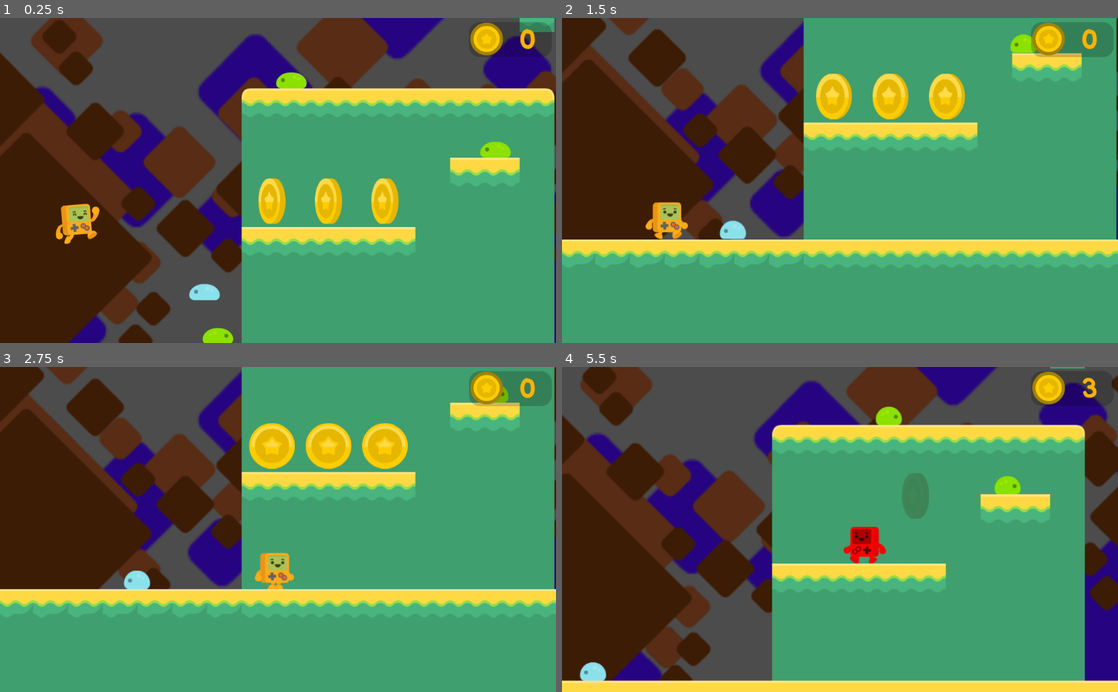
Above: before the commit, frames 1-4 (two rows, left to right).
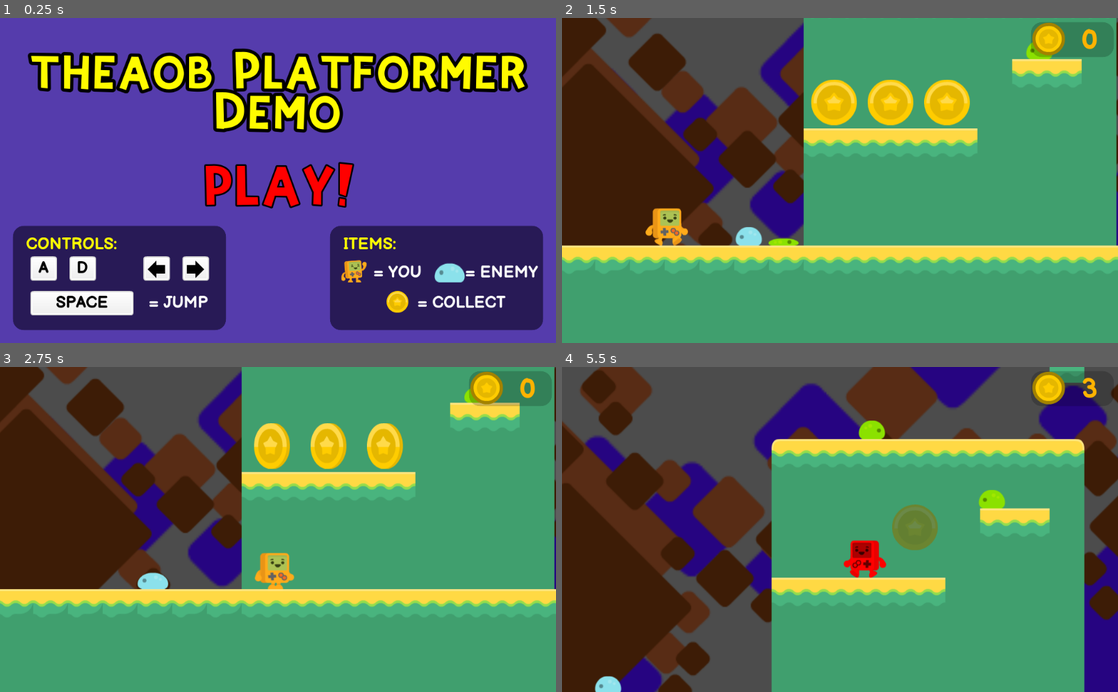
Above: after the commit, the same moments.

Repository: theaob/platformergodot
Game: Godot game, scene res://Scenes/Menus/MainMenu.tscn
Same seed, same stepped clock (60 frames per second), same inputs: the game is played once before the commit and once after it. Before the commit the project starts from res://Scenes/Level1.tscn.
Inputs (mouse positions are in pixels of both pictures, inside the frame that each line leads up to):
- Up to frame 1 (0.25 s): no input
- Up to frame 2 (1.5 s): click (840, 190) at 0.5 s, where only the run after the commit has a clickable "PLAY!"; hold Right (right) from 1.28 s (still down)
- Up to frame 3 (2.75 s): keep holding Right (right); tap Space (jump) at 1.52, 2.27 s
- Up to frame 4 (5.5 s): release Right (right) at 2.78 s; hold Left (left) 2.78-3.53 s; hold Right (right) 3.53-5.03 s; tap Space (jump) at 3.77, 4.52, 5.27 s; hold Left (left) from 5.03 s (still down)

The runs differ from the first frame. In frame 1, 100% of the frame differs, in the area x 0-100%, y 0-100%; in frame 2, 13%; in frame 3, 1.8%; in frame 4, 24%.

Commit message:
added main menu

Diff:
--- /dev/null
+++ b/Scenes/Menus/MainMenu.tscn
@@ -0,0 +1,287 @@
+[gd_scene load_steps=16 format=2]
+
+[ext_resource path="res://Assets/Fonts/KiriFont.ttf" type="DynamicFontData" id=1]
+[ext_resource path="res://Assets/Fonts/BalsamiqSans-Bold.ttf" type="DynamicFontData" id=2]
+[ext_resource path="res://Assets/UI/grey_button04.png" type="Texture" id=3]
+[ext_resource path="res://Assets/UI/grey_button13.png" type="Texture" id=4]
+[ext_resource path="res://Assets/UI/arrow-UP.png" type="Texture" id=5]
+[ext_resource path="res://Scripts/PlayButton.gd" type="Script" id=6]
+[ext_resource path="res://Assets/Player/platformChar_happy.png" type="Texture" id=7]
+[ext_resource path="res://Assets/Items/gold_1.png" type="Texture" id=8]
+[ext_resource path="res://Assets/Enemy/slimeBlue_blue.png" type="Texture" id=9]
+
+[sub_resource type="DynamicFont" id=1]
+size = 70
+outline_size = 6
+outline_color = Color( 0, 0, 0, 1 )
+font_data = ExtResource( 1 )
+
+[sub_resource type="StyleBoxFlat" id=2]
+bg_color = Color( 0.105882, 0.0666667, 0.243137, 0.780392 )
+corner_radius_top_left = 20
+corner_radius_top_right = 20
+corner_radius_bottom_right = 20
+corner_radius_bottom_left = 20
+
+[sub_resource type="DynamicFont" id=3]
+size = 30
+font_data = ExtResource( 2 )
+
+[sub_resource type="DynamicFont" id=4]
+size = 30
+font_data = ExtResource( 2 )
+
+[sub_resource type="DynamicFont" id=5]
+size = 30
+font_data = ExtResource( 2 )
+
+[sub_resource type="DynamicFont" id=6]
+size = 75
+outline_size = 3
+outline_color = Color( 0, 0, 0, 1 )
+font_data = ExtResource( 1 )
+
+[node name="MainMenu" type="Control"]
+anchor_right = 1.0
+anchor_bottom = 1.0
+
+[node name="Background" type="ColorRect" parent="."]
+margin_right = 1024.0
+margin_bottom = 600.0
+color = Color( 0.333333, 0.235294, 0.67451, 1 )
+__meta__ = {
+"_edit_lock_": true
+}
+
+[node name="Label" type="Label" parent="."]
+anchor_top = -0.013
+anchor_right = 1.0
+anchor_bottom = 0.32
+margin_top = 55.8
+margin_bottom = 48.0
+custom_colors/font_color = Color( 1, 0.984314, 0, 1 )
+custom_fonts/font = SubResource( 1 )
+text = "theaob Platformer
+Demo"
+align = 1
+valign = 1
+__meta__ = {
+"_edit_lock_": true
+}
+
+[node name="Panel" type="Panel" parent="."]
+anchor_left = 0.008
+anchor_top = 0.32
+anchor_right = 1.0
+anchor_bottom = 1.0
+margin_left = 15.808
+margin_top = 192.0
+margin_right = -608.0
+margin_bottom = -24.0
+custom_styles/panel = SubResource( 2 )
+
+[node name="Label" type="Label" parent="Panel"]
+margin_left = 24.0
+margin_top = 16.0
+margin_right = 264.0
+margin_bottom = 64.0
+custom_colors/font_color = Color( 1, 1, 0, 1 )
+custom_fonts/font = SubResource( 3 )
+text = "CONTROLS:"
+
+[node name="TextureRect" type="TextureRect" parent="Panel"]
+margin_left = 32.0
+margin_top = 120.0
+margin_right = 222.0
+margin_bottom = 165.0
+texture = ExtResource( 3 )
+
+[node name="Label" type="Label" parent="Panel/TextureRect"]
+margin_right = 190.0
+margin_bottom = 45.0
+custom_colors/font_color = Color( 0, 0, 0, 1 )
+custom_fonts/font = SubResource( 4 )
+text = "SPACE"
+align = 1
+valign = 1
+
+[node name="Label2" type="Label" parent="Panel/TextureRect"]
+margin_left = 208.0
+margin_right = 336.0
+margin_bottom = 45.0
+custom_fonts/font = SubResource( 5 )
+text = "= JUMP"
+align = 1
+valign = 1
+
+[node name="Controls" type="Node" parent="Panel"]
+
+[node name="TextureRect2" type="TextureRect" parent="Panel/Controls"]
+margin_left = 56.0
+margin_top = 440.0
+margin_right = 105.0
+margin_bottom = 485.0
+rect_pivot_offset = Vector2( 88, 16 )
+texture = ExtResource( 4 )
+__meta__ = {
+"_edit_group_": true
+}
+
+[node name="Label" type="Label" parent="Panel/Controls/TextureRect2"]
+margin_right = 48.0
+margin_bottom = 45.0
+custom_colors/font_color = Color( 0, 0, 0, 1 )
+custom_fonts/font = SubResource( 4 )
+text = "A"
+align = 1
+valign = 1
+
+[node name="TextureRect4" type="TextureRect" parent="Panel/Controls"]
+margin_left = 128.0
+margin_top = 440.0
+margin_right = 177.0
+margin_bottom = 485.0
+rect_pivot_offset = Vector2( 88, 16 )
+texture = ExtResource( 4 )
+__meta__ = {
+"_edit_group_": true
+}
+
+[node name="Label" type="Label" parent="Panel/Controls/TextureRect4"]
+margin_right = 48.0
+margin_bottom = 45.0
+custom_colors/font_color = Color( 0, 0, 0, 1 )
+custom_fonts/font = SubResource( 4 )
+text = "D"
+align = 1
+valign = 1
+
+[node name="Controls2" type="Node" parent="Panel"]
+
+[node name="TextureRect2" type="TextureRect" parent="Panel/Controls2"]
+margin_left = 264.0
+margin_top = 440.0
+margin_right = 313.0
+margin_bottom = 485.0
+rect_pivot_offset = Vector2( 88, 16 )
+texture = ExtResource( 4 )
+__meta__ = {
+"_edit_group_": true
+}
+
+[node name="TextureRect" type="TextureRect" parent="Panel/Controls2/TextureRect2"]
+margin_left = 8.0
+margin_top = 40.0
+margin_right = 40.0
+margin_bottom = 72.0
+rect_rotation = -90.0
+texture = ExtResource( 5 )
+expand = true
+stretch_mode = 1
+
+[node name="TextureRect4" type="TextureRect" parent="Panel/Controls2"]
+margin_left = 336.0
+margin_top = 440.0
+margin_right = 385.0
+margin_bottom = 485.0
+rect_pivot_offset = Vector2( 88, 16 )
+texture = ExtResource( 4 )
+__meta__ = {
+"_edit_group_": true
+}
+
+[node name="TextureRect2" type="TextureRect" parent="Panel/Controls2/TextureRect4"]
+margin_left = 40.0
+margin_top = 8.0
+margin_right = 72.0
+margin_bottom = 40.0
+rect_rotation = 90.0
+texture = ExtResource( 5 )
+expand = true
+stretch_mode = 1
+
+[node name="Panel2" type="Panel" parent="."]
+anchor_left = 0.008
+anchor_top = 0.32
+anchor_right = 1.0
+anchor_bottom = 1.0
+margin_left = 599.808
+margin_top = 192.0
+margin_right = -24.0
+margin_bottom = -24.0
+custom_styles/panel = SubResource( 2 )
+
+[node name="Label" type="Label" parent="Panel2"]
+margin_left = 24.0
+margin_top = 16.0
+margin_right = 264.0
+margin_bottom = 64.0
+custom_colors/font_color = Color( 1, 1, 0, 1 )
+custom_fonts/font = SubResource( 3 )
+text = "ITEMS:"
+
+[node name="TextureRect" type="TextureRect" parent="Panel2"]
+margin_left = 16.0
+margin_top = 48.0
+margin_right = 72.0
+margin_bottom = 104.0
+texture = ExtResource( 7 )
+expand = true
+
+[node name="Label3" type="Label" parent="Panel2/TextureRect"]
+margin_left = 56.0
+margin_top = 16.0
+margin_right = 160.0
+margin_bottom = 61.0
+custom_fonts/font = SubResource( 5 )
+text = "= YOU"
+align = 1
+valign = 1
+
+[node name="TextureRect2" type="TextureRect" parent="Panel2"]
+margin_left = 192.0
+margin_top = 64.0
+margin_right = 248.0
+margin_bottom = 104.0
+texture = ExtResource( 9 )
+expand = true
+
+[node name="Label3" type="Label" parent="Panel2/TextureRect2"]
+margin_left = 56.0
+margin_right = 160.0
+margin_bottom = 45.0
+custom_fonts/font = SubResource( 5 )
+text = "= ENEMY"
+align = 1
+valign = 1
+
+[node name="TextureRect3" type="TextureRect" parent="Panel2"]
+margin_left = 104.0
+margin_top = 120.0
+margin_right = 144.0
+margin_bottom = 160.0
+texture = ExtResource( 8 )
+expand = true
+
+[node name="Label3" type="Label" parent="Panel2/TextureRect3"]
+margin_left = 56.0
+margin_right = 160.0
+margin_bottom = 45.0
+custom_fonts/font = SubResource( 5 )
+text = "= COLLECT"
+align = 1
+valign = 1
+
+[node name="PlayButton" type="Button" parent="."]
+margin_left = 368.0
+margin_top = 256.0
+margin_right = 661.0
+margin_bottom = 384.0
+custom_colors/font_color = Color( 1, 0, 0, 1 )
+custom_colors/font_color_hover = Color( 0.368627, 1, 0, 1 )
+custom_fonts/font = SubResource( 6 )
+text = "PLAY!"
+flat = true
+script = ExtResource( 6 )
+
+[connection signal="pressed" from="PlayButton" to="PlayButton" method="_on_PlayButton_pressed"]
--- /dev/null
+++ b/Scripts/PlayButton.gd
@@ -0,0 +1,4 @@
+extends Button
+
+func _on_PlayButton_pressed():
+	get_tree().change_scene("res://Scenes/Level1.tscn");
--- a/project.godot
+++ b/project.godot
@@ -11,7 +11,7 @@
 [application]
 
 config/name="Platformer"
-run/main_scene="res://Scenes/Level1.tscn"
+run/main_scene="res://Scenes/Menus/MainMenu.tscn"
 config/icon="res://icon.png"
 
 [input]
Binary file added: Assets/Fonts/KiriFont.ttf
Binary file added: Assets/Fonts/Sniglet-Regular.ttf
Binary file added: Assets/UI/arrow-UP.png
Not shown, added: Assets/UI/arrow-UP.png.import
Binary file added: Assets/UI/grey_button04.png
Not shown, added: Assets/UI/grey_button04.png.import
Binary file added: Assets/UI/grey_button13.png
Not shown, added: Assets/UI/grey_button13.png.import
Not shown, changed: export_presets.cfg
